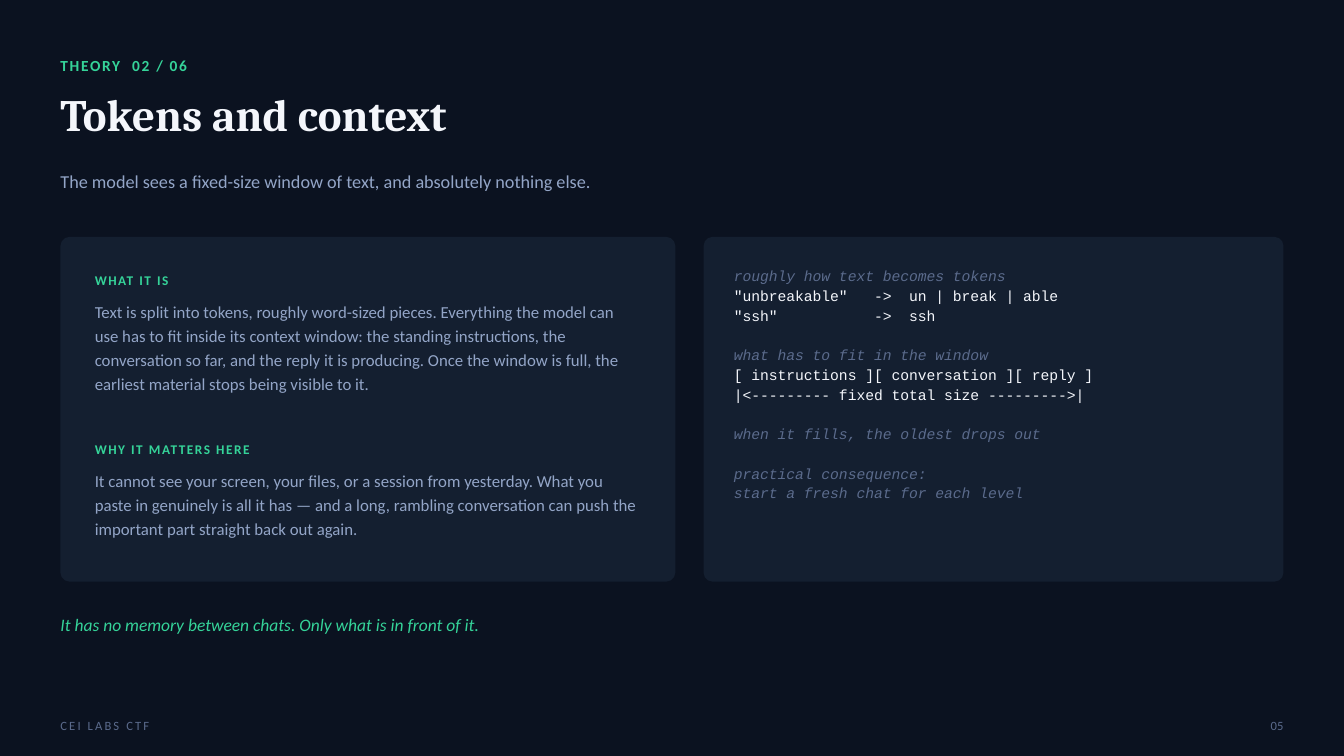
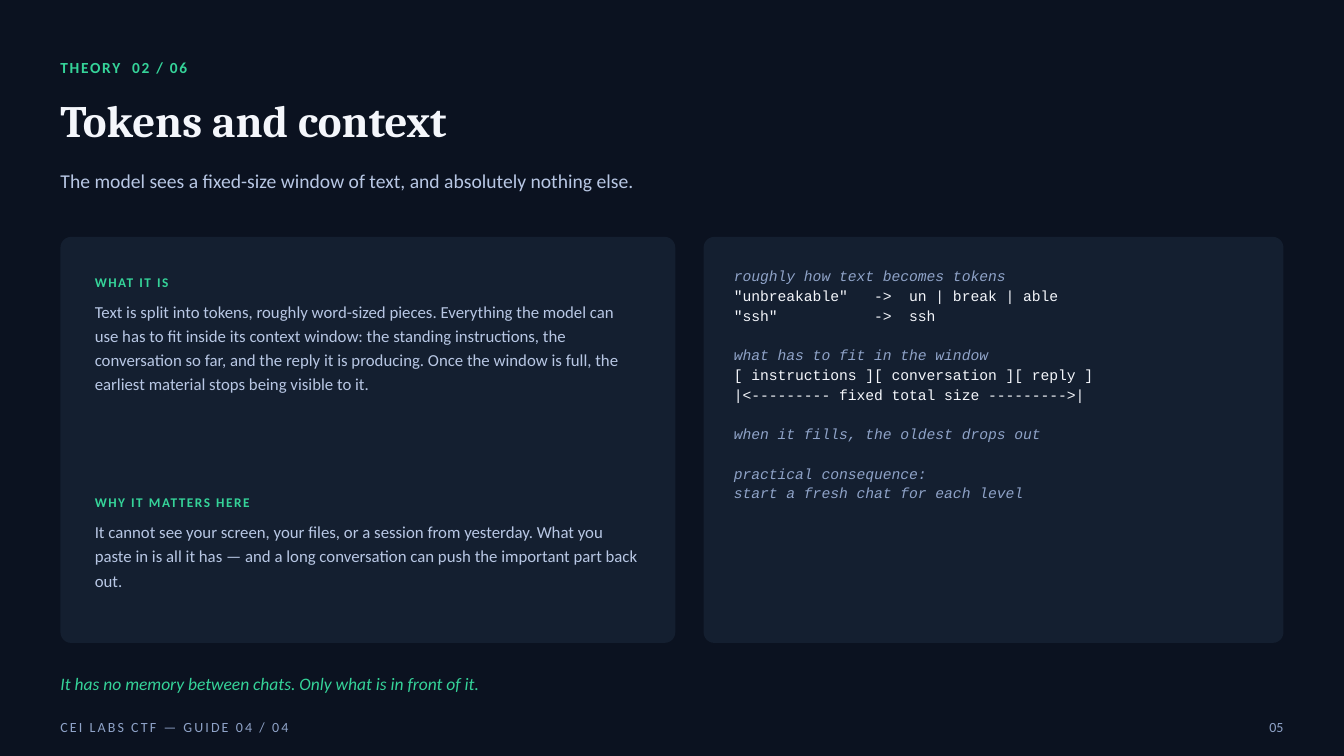
Before and after one commit to stoptalkingishh/cei-labs-event, a slide deck: slide 5 of presentation/game-guides/CEI-Labs-Game-Guide-04-AI-Copilot.pptx. Drawn at 1344x756 pixels with LibreOffice and Linux fonts; fonts in the diff are those of the drawing. Boxes give left, top, right and bottom in pixels: in the first picture for what was removed or moved away, otherwise in the second. Text is boxed around its words. In the diff, an @@ line names an element or a change of style, - is before the commit and + after.

```diff
--- a/presentation/game-guides/CEI-Labs-Game-Guide-04-AI-Copilot.pptx
+++ b/presentation/game-guides/CEI-Labs-Game-Guide-04-AI-Copilot.pptx
@@ text "The model sees a fixed-size ..." at bbox=[60, 174, 634, 192]: size 13 to 14 pt, text colour #93A5C7 to #B8C7E4 @@
@@ rounded rectangle: place and size @@
-rounded rectangle at bbox=[60, 237, 676, 582]
+rounded rectangle at bbox=[60, 237, 676, 643]
@@ rounded rectangle: place and size @@
-rounded rectangle at bbox=[704, 237, 1284, 582]
+rounded rectangle at bbox=[704, 237, 1284, 643]
@@ text "Text is split into tokens, ..." at bbox=[95, 306, 618, 393]: text colour #93A5C7 to #B8C7E4 @@
@@ text at bbox=[734, 271, 1040, 498]: text colour #5B6B8C to #8FA3C8 in "roughly how text becomes tokens", "what has to fit in the window", "when it fills, the oldest drops out", "practical consequence:" and 1 more places @@
@@ text "WHY IT MATTERS HERE": place and size @@
-text "WHY IT MATTERS HERE" at bbox=[95, 437, 641, 463]
+text "WHY IT MATTERS HERE" at bbox=[95, 487, 641, 513]
@@ text at bbox=[95, 526, 638, 587]: text changed; text colour #93A5C7 to #B8C7E4 @@
-It cannot see your screen, your files, or a session from yesterday. What you paste in genuinely is all it has — and a long, rambling conversation can push the important part straight back out again.
+It cannot see your screen, your files, or a session from yesterday. What you paste in is all it has — and a long conversation can push the important part back out.
@@ line spacing 1 to 1.2 in 5 elements at bbox=[60, 50, 1284, 81], bbox=[60, 106, 446, 138], bbox=[95, 267, 641, 293], bbox=[95, 487, 641, 513], bbox=[60, 678, 479, 693] @@
@@ text "It has no memory between ...": place and size @@
-text "It has no memory between ..." at bbox=[60, 619, 479, 634]
+text "It has no memory between ..." at bbox=[60, 678, 479, 693]
@@ text "05" at bbox=[1269, 723, 1283, 732]: size 9 to 10 pt, text colour #5B6B8C to #8FA3C8; line spacing 1 to 1.2 @@
@@ text at bbox=[60, 723, 288, 732]: text changed; size 9 to 10 pt; text colour #5B6B8C to #8FA3C8 @@
-CEI LABS CTF
+CEI LABS CTF — GUIDE 04 / 04
```
Also in this commit, not shown: 11 other slides changed, 2 other files.
